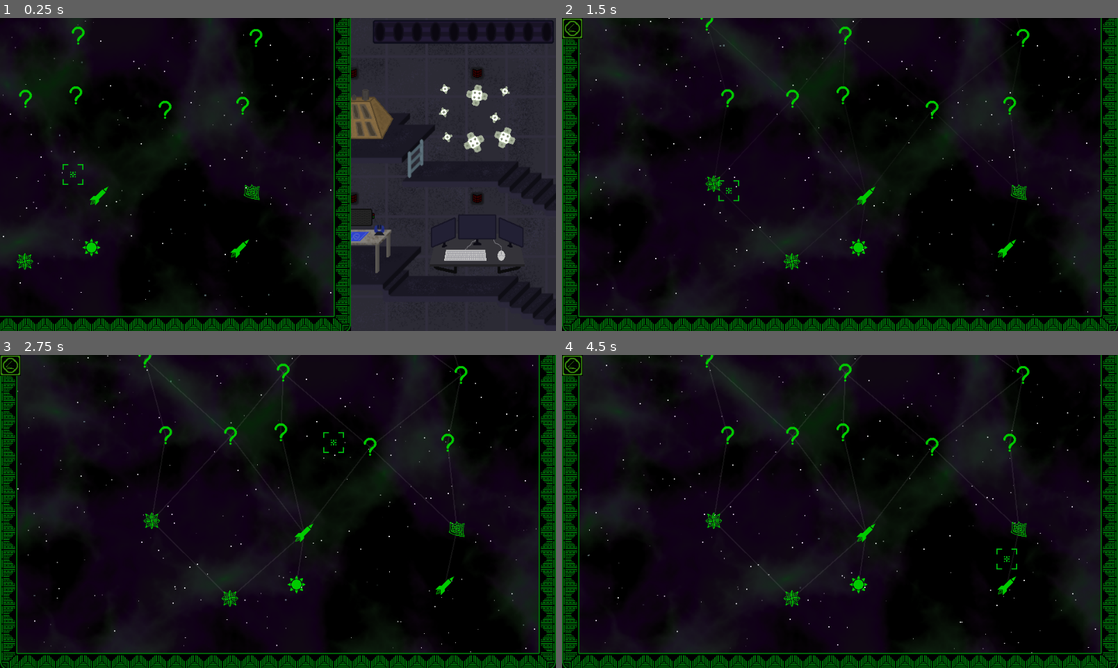
Above: before the commit, frames 1-4 (two rows, left to right).
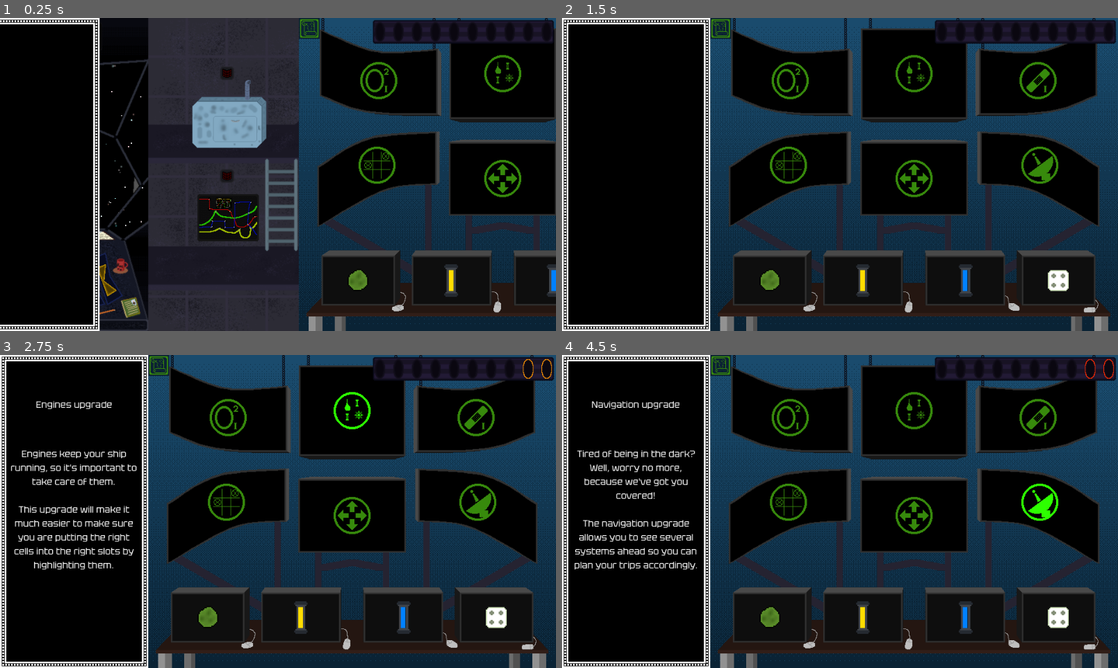
Above: after the commit, the same moments.

Repository: kedalovo/-SG-Spaceship-Management
Game: Godot game, scene res://Game Scene/Game.tscn
The game is run twice, just before and just after one commit, with the same random seed, the same clock (stepped at 60 frames per second) and the same inputs.
Inputs (mouse positions are in pixels of both pictures, inside the frame that each line leads up to):
- Up to frame 1 (0.25 s): no input
- Up to frame 2 (1.5 s): move the mouse to (962, 158) at 0.52 s; hold Right (right) 0.53-1.28 s; hold ` (test) 0.53-1.28 s; click (962, 158) at 0.67 s; move the mouse to (728, 190) at 1.27 s; hold Down (down) from 1.28 s (still down); tap ` (test) at 1.35 s
- Up to frame 3 (2.75 s): move the mouse to (333, 442) at 2.02 s; release Down (down) at 2.03 s; hold Right (right) from 2.03 s (still down); hold Space (test1) from 2.03 s (still down); tap ` (test) at 2.3 s
- Up to frame 4 (4.5 s): release Right (right) at 2.75 s; release Space (test1) at 2.75 s; click (600, 614) at 2.75 s; move the mouse to (812, 574) at 3.52 s; hold Up (up) 3.53-4.28 s; tap ` (test) at 3.6 s; click (812, 574) at 3.67 s; move the mouse to (1006, 558) at 4.27 s; hold Left (left) from 4.28 s (still down); hold ` (test) from 4.28 s (still down)

The runs differ from the first frame. In frame 1, 69% of the frame differs, in the area x 0-100%, y 0-100%; in frame 2, 55%; in frame 3, 57%; in frame 4, 57%.

Commit message:
Updated localisation, added localised text for start menu buttons, shop tooltips. Start menu locale switch is now working.

Diff:
--- a/Game Scene/Game.tscn
+++ b/Game Scene/Game.tscn
@@ -1204,13 +1204,14 @@
 layout_mode = 2
 
 [node name="Title Label" type="Label" parent="Tooltip/Margin/VBox"]
-custom_minimum_size = Vector2(0, 140)
+custom_minimum_size = Vector2(224, 140)
 layout_mode = 2
 horizontal_alignment = 1
 vertical_alignment = 1
+autowrap_mode = 3
 
 [node name="Content Label" type="Label" parent="Tooltip/Margin/VBox"]
-custom_minimum_size = Vector2(224, 0)
+custom_minimum_size = Vector2(224, 21)
 layout_mode = 2
 size_flags_vertical = 2
 horizontal_alignment = 1
--- a/Game Scene/game.gd
+++ b/Game Scene/game.gd
@@ -68,8 +68,8 @@
 func _ready() -> void:
 	Input.set_custom_mouse_cursor(CURSOR_NORMAL, Input.CURSOR_ARROW)
 	Input.set_custom_mouse_cursor(CURSOR_POINTER, Input.CURSOR_POINTING_HAND)
-	toggle_map(true)
-	#toggle_store(true)
+	#toggle_map(true)
+	toggle_store(true)
 
 
 func _input(event: InputEvent) -> void:
--- a/Game Scene/tooltip.gd
+++ b/Game Scene/tooltip.gd
@@ -11,6 +11,7 @@
 		title_label.text = ""
 		content_label.text = ""
 		return
+	new_text = tr(new_text)
 	var first_break: int = new_text.find("\n")
 	title_label.text = new_text.substr(0, first_break - 1)
 	content_label.text = new_text.substr(first_break + 2, new_text.length() - first_break - 2)
--- a/Resources/Locale.csv
+++ b/Resources/Locale.csv
@@ -14,3 +14,97 @@
 FIERY_NEBULAE,fiery nebulae,огненные туманности
 ABNORMAL_TEMPERATURES,abnormal temperatures,абнормальные температуры
 SOLAR_FLARES,solar flares,солнечные вспышки
+BTN_NEW_GAME,New game,Новая игра
+BTN_CONTINUE,Continue,Продолжить
+BTN_TUTORIAL,Tutorial,Обучение
+BTN_EXIT,Exit,Выход
+TOOLTIP_ALGAE,"Algae.
+
+This resource is essential to have in order to generate oxygen.
+
+It is recommended you buy as much of it as you possibly can.","Водоросли.
+
+Этот ресурс очень важен для синтезации кислорода.
+
+Рекоммендуется покупать их так много, как возможно."
+TOOLTIP_FUEL,"Fuel cells.
+
+These cells contain fuel for your engines.
+
+Without them you wouldn't be able to go anywhere!","Топливные ячейки.
+
+Эти ячейки содержат топливо для ваших двигателей.
+
+Без них вы никуда не улетите!"
+TOOLTIP_COOLANT,"Coolant cells.
+
+These cells contain coolant for your engines.
+
+They protect your ship from overheating.","Охладительные ячейки.
+
+Эти ячейки содержат охладитель для ваших двигателей.
+
+Они защищают ваш корабль от перегрева."
+TOOLTIP_PATCH,"Patches.
+
+These patches are an advanced technology that allows to plug holes of all shapes.
+
+Very useful in a nerve-wracking spaceflight full of dangers.","Накладки.
+
+Эти накладки созданы из продвинутых технологий, позволяющих им закрывать дыры любых форм.
+
+Очень полезны в нервном космическом полёте полном опасностей."
+TOOLTIP_LIFE_SUPPORT_1,"Life support upgrade 1.
+
+Life support is essential to your survival in space, since it provides breathable air and keeps your temperature at a normal level.
+
+This upgrade makes your tank bigger, so that you can store more algae and survive for a longer time.","Улучшение системы жизнеобеспечения 1.
+
+Жизнеобеспечение безотлагательно для вашего выживания в космосе, так как оно производит воздух для лёгких и сохраняет вашу температуру на нормальном уровне.
+
+Это улучшение делает ваше хранилище водорослей объёмнее, что позволяет вам выжить дольше."
+TOOLTIP_ENGINES,"Engines upgrade.
+
+Engines keep your ship running, so it's important to take care of them.
+
+This upgrade will make it much easier to make sure you are putting the right cells into the right slots by highlighting them.","Улучшение двигателей.
+
+Двигатели позволяют вашему кораблю передвигаться, что указывает на важность ухода за ними.
+
+Это улучшение позволит более отчётливо видеть, в какой слот можно установить какую ячейку."
+TOOLTIP_HULL_1,"Hull upgrade 1.
+
+Your ship's hull is your entire life, if it breaks, you go down with it.
+
+This upgrade provides enhancement to the patch technology by making the bracings bigger, making it easier to hit them in time.","Улучшение брони 1.
+
+Броня вашего корабля - это вся ваша жизнь. Если она сломается, вы сломаетесь вместе с ней.
+
+Это улучшение продвигает технологию накладок, делая крепления больше, из-за чего легче по ним попадать."
+TOOLTIP_BALLISTIC,"Ballistic upgrade.
+
+Space is filled with terrible dangers that can drastically lower your chances of making it through.
+
+The ballistic system will allow you to anticipate the hits better, predicting when and where they will hit.","Улучшение баллистики.
+
+Космос наполнен ужасными опасностями, которые могут сильно понизить ваши шансы на выживание.
+
+Баллистическая система позволит предугадать удары, показывая где и когда они ударят."
+TOOLTIP_CONTROLS,"Controls upgrade.
+
+It's tough to keep an eye on controlling the ship as well as the systems' health at the same time.
+
+The controls upgrade will allow you to control your ship without going to the control panel (enabling to use WASD or arrow keys to control the ship).","Улучшение управления.
+
+Смотреть за системами и кабиной корабля одновременно - дело сложное.
+
+Это улучшение позволит управлять вашим кораблём без нахождения у панели управления (можно использовать WASD или стрелки для управления кораблём)."
+TOOLTIP_NAVIGATION,"Navigation upgrade.
+
+Tired of being in the dark? Well, worry no more, because we've got you covered!
+
+The navigation upgrade allows you to see several systems ahead so you can plan your trips accordingly.","Улучшение навигации.
+
+Устали пребывать в неизвестности? Больше не беспокойтесь, мы об этом позаботимся!
+
+Это улучшение позволяет увидеть сразу на несколько систем вперёд, так что вы можете планировать свои полёты заранее."
--- a/Start Menu/start_menu.gd
+++ b/Start Menu/start_menu.gd
@@ -82,3 +82,11 @@
 
 func _on_exit_button_pressed() -> void:
 	quit_game()
+
+
+func _on_check_button_toggled(toggled_on: bool) -> void:
+	match toggled_on:
+		true:
+			TranslationServer.set_locale("ru")
+		false:
+			TranslationServer.set_locale("en")
--- a/Start Menu/start_menu.tscn
+++ b/Start Menu/start_menu.tscn
@@ -54,6 +54,64 @@
 [sub_resource type="GradientTexture1D" id="GradientTexture1D_6biy0"]
 gradient = SubResource("Gradient_1x2xf")
 width = 106
+
+[sub_resource type="Animation" id="Animation_ibsy0"]
+length = 0.001
+tracks/0/type = "bezier"
+tracks/0/imported = false
+tracks/0/enabled = true
+tracks/0/path = NodePath("Margin:modulate:a")
+tracks/0/interp = 1
+tracks/0/loop_wrap = true
+tracks/0/keys = {
+"handle_modes": PackedInt32Array(0),
+"points": PackedFloat32Array(1, -0.25, 0, 0.25, 0),
+"times": PackedFloat32Array(0)
+}
+tracks/1/type = "bezier"
+tracks/1/imported = false
+tracks/1/enabled = true
+tracks/1/path = NodePath("Space Particles:modulate:a")
+tracks/1/interp = 1
+tracks/1/loop_wrap = true
+tracks/1/keys = {
+"handle_modes": PackedInt32Array(0),
+"points": PackedFloat32Array(1, -0.25, 0, 0.25, 0),
+"times": PackedFloat32Array(0)
+}
+tracks/2/type = "bezier"
+tracks/2/imported = false
+tracks/2/enabled = true
+tracks/2/path = NodePath(".:theme_override_styles/panel:bg_color:a")
+tracks/2/interp = 1
+tracks/2/loop_wrap = true
+tracks/2/keys = {
+"handle_modes": PackedInt32Array(0),
+"points": PackedFloat32Array(1, -0.25, 0, 0.25, 0),
+"times": PackedFloat32Array(0)
+}
+tracks/3/type = "bezier"
+tracks/3/imported = false
+tracks/3/enabled = true
+tracks/3/path = NodePath("Noise:modulate:a")
+tracks/3/interp = 1
+tracks/3/loop_wrap = true
+tracks/3/keys = {
+"handle_modes": PackedInt32Array(0),
+"points": PackedFloat32Array(1, -0.25, 0, 0.25, 0),
+"times": PackedFloat32Array(0)
+}
+tracks/4/type = "bezier"
+tracks/4/imported = false
+tracks/4/enabled = true
+tracks/4/path = NodePath("Noise 2:modulate:a")
+tracks/4/interp = 1
+tracks/4/loop_wrap = true
+tracks/4/keys = {
+"handle_modes": PackedInt32Array(0),
+"points": PackedFloat32Array(1, -0.25, 0, 0.25, 0),
+"times": PackedFloat32Array(0)
+}
 
 [sub_resource type="Animation" id="Animation_fo05p"]
 resource_name = "start_game"
@@ -129,64 +187,6 @@
 }]
 }
 
-[sub_resource type="Animation" id="Animation_ibsy0"]
-length = 0.001
-tracks/0/type = "bezier"
-tracks/0/imported = false
-tracks/0/enabled = true
-tracks/0/path = NodePath("Margin:modulate:a")
-tracks/0/interp = 1
-tracks/0/loop_wrap = true
-tracks/0/keys = {
-"handle_modes": PackedInt32Array(0),
-"points": PackedFloat32Array(1, -0.25, 0, 0.25, 0),
-"times": PackedFloat32Array(0)
-}
-tracks/1/type = "bezier"
-tracks/1/imported = false
-tracks/1/enabled = true
-tracks/1/path = NodePath("Space Particles:modulate:a")
-tracks/1/interp = 1
-tracks/1/loop_wrap = true
-tracks/1/keys = {
-"handle_modes": PackedInt32Array(0),
-"points": PackedFloat32Array(1, -0.25, 0, 0.25, 0),
-"times": PackedFloat32Array(0)
-}
-tracks/2/type = "bezier"
-tracks/2/imported = false
-tracks/2/enabled = true
-tracks/2/path = NodePath(".:theme_override_styles/panel:bg_color:a")
-tracks/2/interp = 1
-tracks/2/loop_wrap = true
-tracks/2/keys = {
-"handle_modes": PackedInt32Array(0),
-"points": PackedFloat32Array(1, -0.25, 0, 0.25, 0),
-"times": PackedFloat32Array(0)
-}
-tracks/3/type = "bezier"
-tracks/3/imported = false
-tracks/3/enabled = true
-tracks/3/path = NodePath("Noise:modulate:a")
-tracks/3/interp = 1
-tracks/3/loop_wrap = true
-tracks/3/keys = {
-"handle_modes": PackedInt32Array(0),
-"points": PackedFloat32Array(1, -0.25, 0, 0.25, 0),
-"times": PackedFloat32Array(0)
-}
-tracks/4/type = "bezier"
-tracks/4/imported = false
-tracks/4/enabled = true
-tracks/4/path = NodePath("Noise 2:modulate:a")
-tracks/4/interp = 1
-tracks/4/loop_wrap = true
-tracks/4/keys = {
-"handle_modes": PackedInt32Array(0),
-"points": PackedFloat32Array(1, -0.25, 0, 0.25, 0),
-"times": PackedFloat32Array(0)
-}
-
 [sub_resource type="AnimationLibrary" id="AnimationLibrary_gbyqn"]
 _data = {
 "RESET": SubResource("Animation_ibsy0"),
@@ -280,7 +280,7 @@
 layout_mode = 2
 focus_mode = 0
 mouse_default_cursor_shape = 2
-text = "New game"
+text = "BTN_NEW_GAME"
 
 [node name="ColorRect" type="ColorRect" parent="Background Container/Margin/VBox/Start Button"]
 show_behind_parent = true
@@ -298,7 +298,7 @@
 focus_mode = 0
 mouse_default_cursor_shape = 2
 disabled = true
-text = "Continue"
+text = "BTN_CONTINUE"
 
 [node name="ColorRect" type="ColorRect" parent="Background Container/Margin/VBox/Continue Button"]
 show_behind_parent = true
@@ -315,7 +315,7 @@
 layout_mode = 2
 focus_mode = 0
 mouse_default_cursor_shape = 2
-text = "Tutorial"
+text = "BTN_TUTORIAL"
 
 [node name="ColorRect" type="ColorRect" parent="Background Container/Margin/VBox/Tutorial Button"]
 show_behind_parent = true
@@ -332,7 +332,7 @@
 layout_mode = 2
 focus_mode = 0
 mouse_default_cursor_shape = 2
-text = "Exit"
+text = "BTN_EXIT"
 
 [node name="ColorRect" type="ColorRect" parent="Background Container/Margin/VBox/Exit Button"]
 show_behind_parent = true
@@ -350,6 +350,7 @@
 "": SubResource("AnimationLibrary_gbyqn")
 }
 
+[connection signal="toggled" from="Background Container/Margin/Language HBox/CheckButton" to="." method="_on_check_button_toggled"]
 [connection signal="pressed" from="Background Container/Margin/VBox/Start Button" to="." method="_on_start_button_pressed"]
 [connection signal="pressed" from="Background Container/Margin/VBox/Continue Button" to="." method="_on_continue_button_pressed"]
 [connection signal="pressed" from="Background Container/Margin/VBox/Tutorial Button" to="." method="_on_tutorial_button_pressed"]
--- a/Store/store.tscn
+++ b/Store/store.tscn
@@ -178,11 +178,7 @@
 upgrade = 8
 is_bottom_button = true
 time = 1.0
-custom_tooltip = "Algae.
-
-This resource is essential to have in order to generate oxygen.
-
-We recommend buying as much of it as you possibly can."
+custom_tooltip = "TOOLTIP_ALGAE"
 
 [node name="Background ColorRect" type="ColorRect" parent="Buttons/Algae Button"]
 layout_mode = 1
@@ -234,11 +230,7 @@
 upgrade = 9
 is_bottom_button = true
 time = 1.0
-custom_tooltip = "Fuel cell.
-
-These cells contain fuel for your engines.
-
-Without them you wouldn't be able to go anywhere!"
+custom_tooltip = "TOOLTIP_FUEL"
 
 [node name="Background ColorRect" type="ColorRect" parent="Buttons/Fuel Button"]
 layout_mode = 1
@@ -305,11 +297,7 @@
 upgrade = 10
 is_bottom_button = true
 time = 1.0
-custom_tooltip = "Coolant cells.
-
-These cells contain coolant for you engines.
-
-They protect your system from overheating."
+custom_tooltip = "TOOLTIP_COOLANT"
 
 [node name="Background ColorRect" type="ColorRect" parent="Buttons/Coolant Button"]
 layout_mode = 1
@@ -376,11 +364,7 @@
 upgrade = 11
 is_bottom_button = true
 time = 1.0
-custom_tooltip = "Patches.
-
-These patches are an advanced technology that allows to plug holes of all shapes.
-
-Very useful in a nerve-wracking spaceflight full of dangers."
+custom_tooltip = "TOOLTIP_PATCH"
 
 [node name="Background ColorRect" type="ColorRect" parent="Buttons/Patch Button"]
 layout_mode = 1
@@ -431,11 +415,7 @@
 script = ExtResource("3_ch6t5")
 upgrade = 1
 price = 3
-custom_tooltip = "Life support upgrade 1.
-
-Life support is essential to your survival in space, since it provides breathable air and keeps your temperature at a normal level.
-
-This upgrade makes your tank bigger, so that you can store more algae and survive for a longer time."
+custom_tooltip = "TOOLTIP_LIFE_SUPPORT_1"
 
 [node name="Progress" type="TextureProgressBar" parent="Buttons/Top Left Button"]
 layout_mode = 0
@@ -468,11 +448,7 @@
 script = ExtResource("3_ch6t5")
 upgrade = 3
 price = 3
-custom_tooltip = "Engines upgrade.
-
-Engines keep your ship running, so it's important to take care of them.
-
-This upgrade will make it much easier to make sure you are putting the right cells into the right slots by highlighting them."
+custom_tooltip = "TOOLTIP_ENGINES"
 
 [node name="Progress" type="TextureProgressBar" parent="Buttons/Top Middle Button"]
 layout_mode = 1
@@ -507,11 +483,7 @@
 script = ExtResource("3_ch6t5")
 upgrade = 4
 price = 3
-custom_tooltip = "Hull upgrade 1.
-
-Your ship's hull is your entire life, if it breaks, you go down with it.
-
-This upgrade provides enhancement to the patch technology by making the screws bigger, making it easier to hit them in time."
+custom_tooltip = "TOOLTIP_HULL_1"
 
 [node name="Progress" type="TextureProgressBar" parent="Buttons/Top Right Button"]
 layout_mode = 0
@@ -543,11 +515,7 @@
 script = ExtResource("3_ch6t5")
 upgrade = 7
 price = 3
-custom_tooltip = "Ballistic upgrade.
-
-Space is filled with terrible dangers that can drastically lower your chances of making it through.
-
-The ballistic system will allow you to anticipate the hits better, predicting when and where they will hit."
+custom_tooltip = "TOOLTIP_BALLISTIC"
 
 [node name="Progress" type="TextureProgressBar" parent="Buttons/Bottom Left Button"]
 layout_mode = 0
@@ -580,11 +548,7 @@
 script = ExtResource("3_ch6t5")
 upgrade = 6
 price = 3
-custom_tooltip = "Controls upgrade.
-
-It's tough to keep an eye on controlling the ship as well as the systems' health at the same time.
-
-The controls upgrade will allow you to control your ship without going to the control panel (enabling to use WASD or arrow keys to control the ship)."
+custom_tooltip = "TOOLTIP_CONTROLS"
 
 [node name="Progress" type="TextureProgressBar" parent="Buttons/Bottom Middle Button"]
 layout_mode = 1
@@ -619,11 +583,7 @@
 script = ExtResource("3_ch6t5")
 upgrade = 8
 price = 3
-custom_tooltip = "Navigation upgrade.
-
-Tired of being in the dark? Well, worry no more, because we've got you covered!
-
-The navigation upgrade allows you to see several systems ahead so you can plan your trips accordingly."
+custom_tooltip = "TOOLTIP_NAVIGATION"
 
 [node name="Progress" type="TextureProgressBar" parent="Buttons/Bottom Right Button"]
 layout_mode = 0
--- a/project.godot
+++ b/project.godot
@@ -94,7 +94,6 @@
 [internationalization]
 
 locale/translations=PackedStringArray("res://Resources/Locale.en.translation", "res://Resources/Locale.ru.translation")
-locale/test="ru"
 
 [rendering]
 
Binary file changed: Resources/Locale.en.translation
Binary file changed: Resources/Locale.ru.translation
